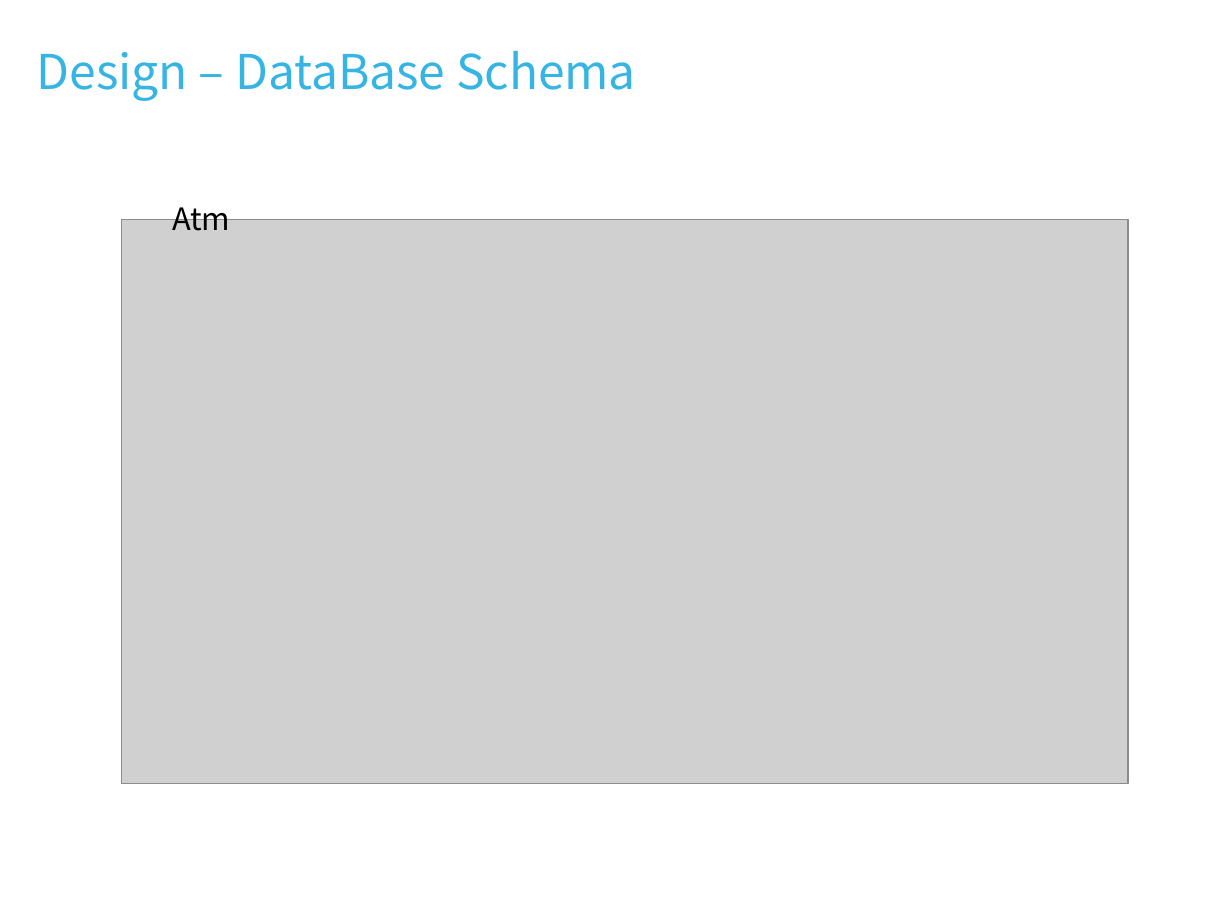
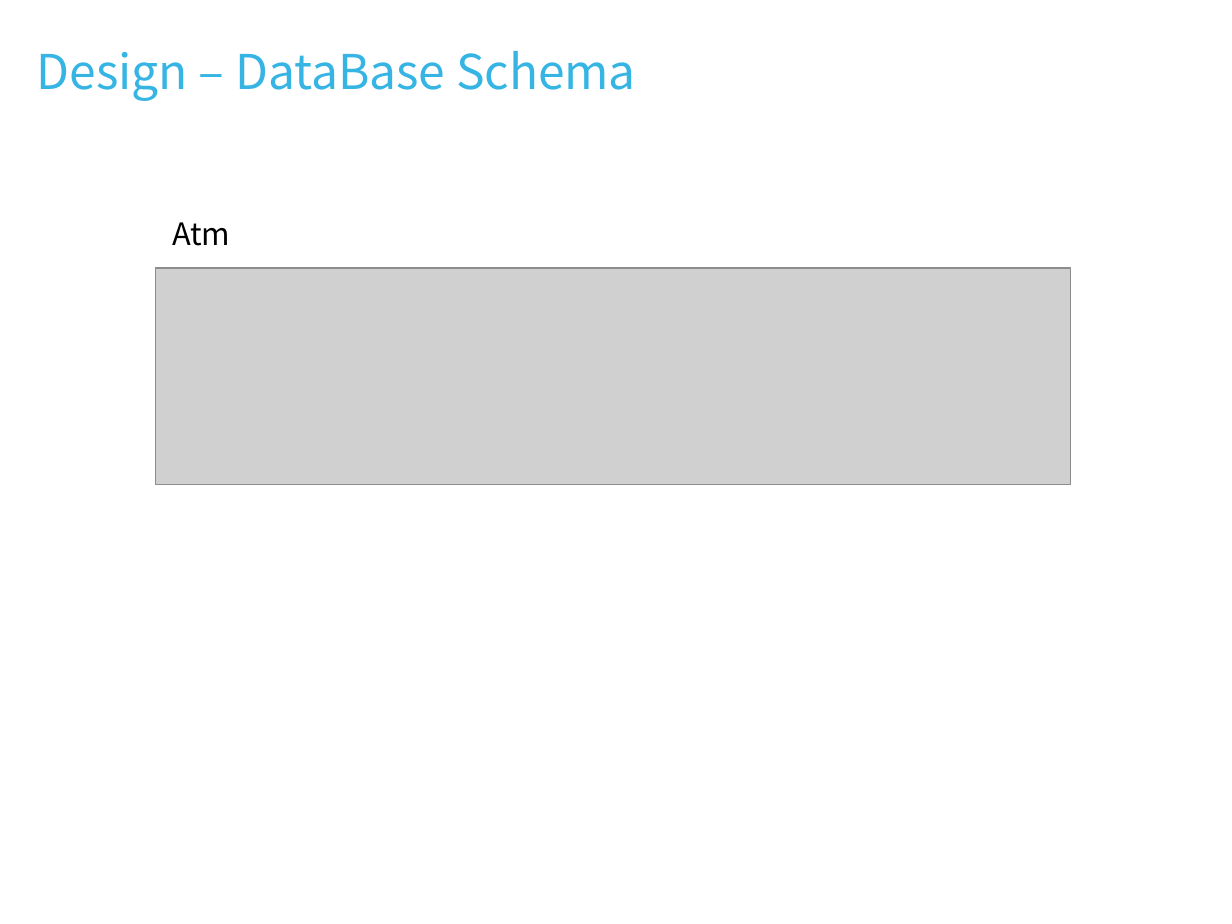
Before and after one commit to DavidKwon/ATMWith3tierArchitecture, a slide deck: slide 24 of ATM.pptx. Drawn at 1232x924 pixels with LibreOffice and Linux fonts; fonts in the diff are those of the drawing; grey boxes stand for pictures. Boxes give left, top, right and bottom in pixels: in the first picture for what was removed or moved away, otherwise in the second. Text is boxed around its words. In the diff, an @@ line names an element or a change of style, - is before the commit and + after.

```diff
--- a/ATM.pptx
+++ b/ATM.pptx
@@ text "Atm" rewrapped from <box>172,199,230,231</box> to <box>172,222,230,246</box> @@
@@ picture removed at <box>121,219,1127,784</box> @@
@@ picture added at <box>155,269,1071,485</box> @@
```
Also in this commit, not shown: 12 other slides changed, 1 slide added, 2 slides removed.
